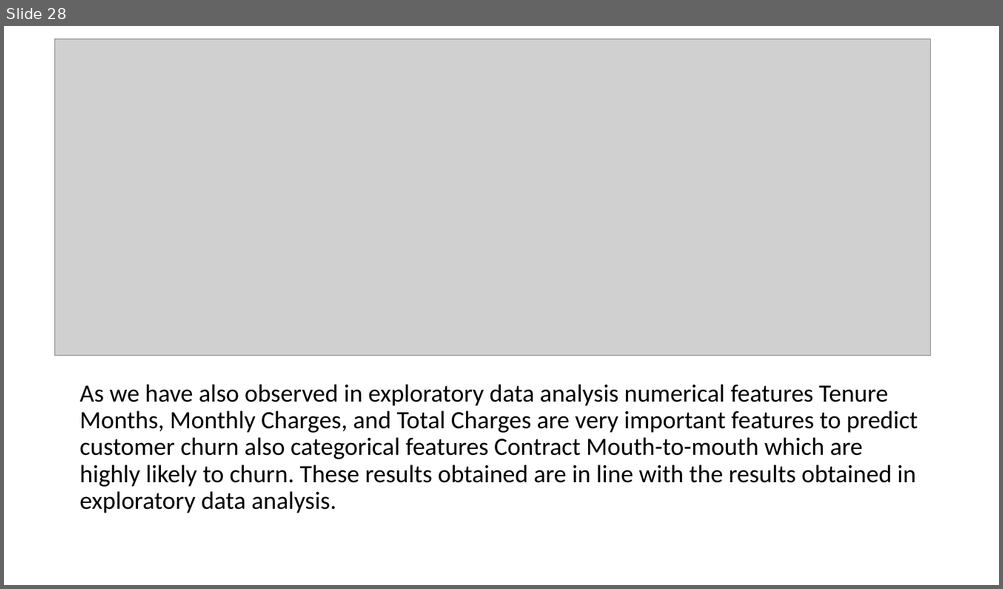
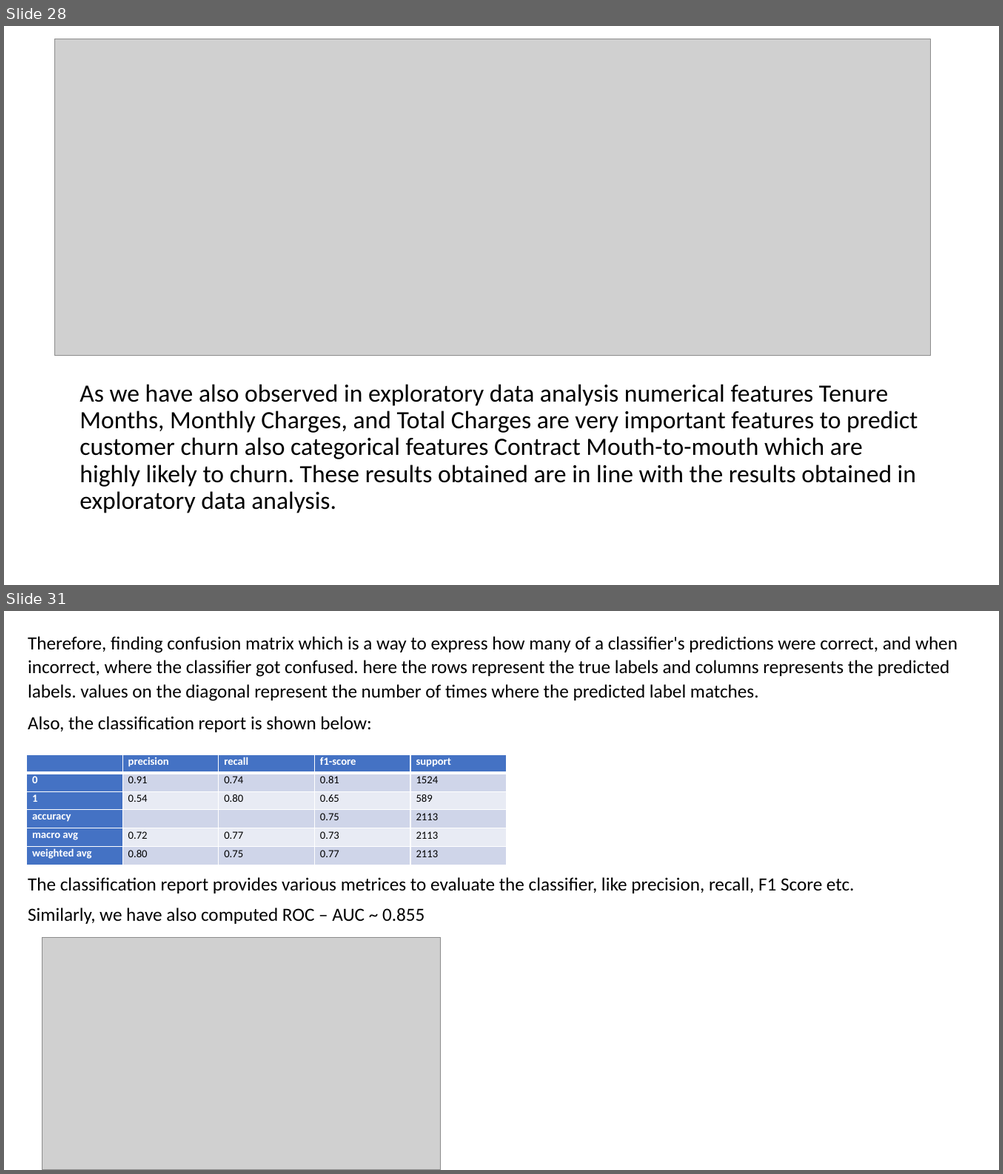
Before and after one commit to samarth-malhotra/Dissertation, a slide deck: Customer Churn Prediction in Telecom using Machine Learning.pptx. Shown one above the other, each under a label of ours: slide 28 before the commit, slides 28 and 31 after it; the slides between them are not shown. The pictures are 1003x589 and 1003x1174 pixels, drawn with LibreOffice and Linux fonts; fonts in the diff are those of the drawing; grey boxes stand for pictures. Boxes give left, top, right and bottom in pixels: in the first picture for what was removed or moved away, otherwise in the second. Text is boxed around its words. In the diff, an @@ line names an element or a change of style, - is before the commit and + after.

Commit message:
final report indented

```diff
--- a/Customer Churn Prediction in Telecom using Machine Learning.pptx
+++ b/Customer Churn Prediction in Telecom using Machine Learning.pptx
@@ slide 31 added at <box>4,611,999,1170</box>, background #FFFFFF @@
@@ text added at <box>28,636,957,924</box>, 18 pt, text #000000 @@
+Therefore, finding confusion matrix which is a way to express how many of a classifier's predictions were correct, and when incorrect, where the classifier got confused. here the rows represent the true labels and columns represents the predicted labels. values on the diagonal represent the number of times where the predicted label matches.
+Also, the classification report is shown below:
+The classification report provides various metrices to evaluate the classifier, like precision, recall, F1 Score etc.
+Similarly, we have also computed ROC – AUC ~ 0.855
@@ table added at <box>26,755,508,866</box>, 6 rows, 5 columns @@
+ | precision | recall | f1-score | support
+0 | 0.91 | 0.74 | 0.81 | 1524
+1 | 0.54 | 0.80 | 0.65 | 589
+accuracy |  |  | 0.75 | 2113
+macro avg | 0.72 | 0.77 | 0.73 | 2113
+weighted avg | 0.80 | 0.75 | 0.77 | 2113
@@ picture added at <box>42,938,441,1170</box> @@
```
Also in this commit, not shown: 2 slides changed, 2 other slides added, 1 other file.
